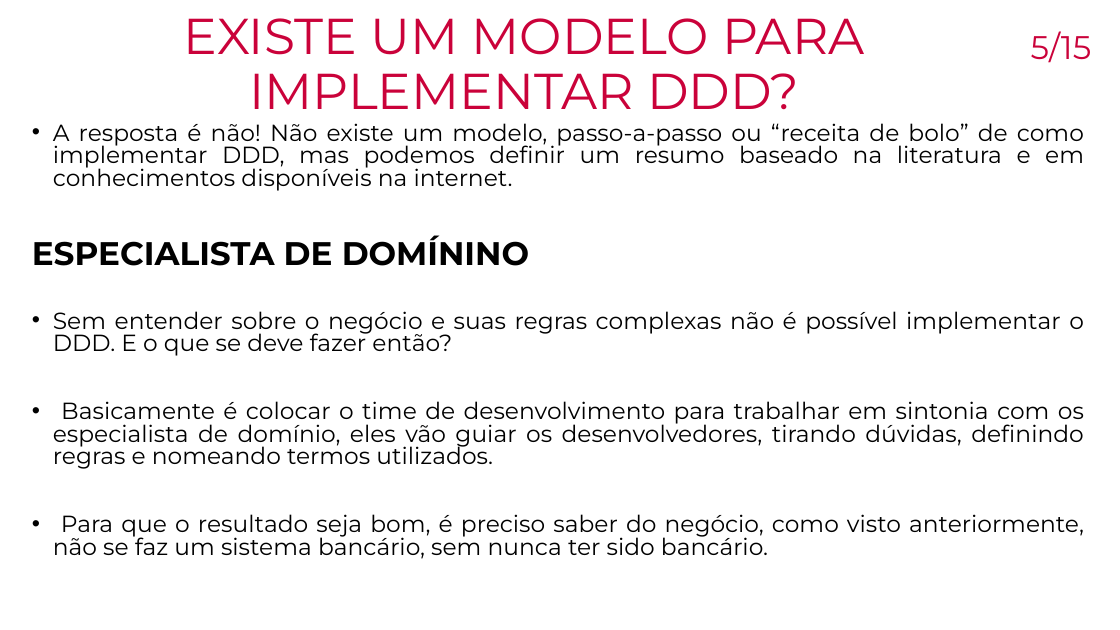
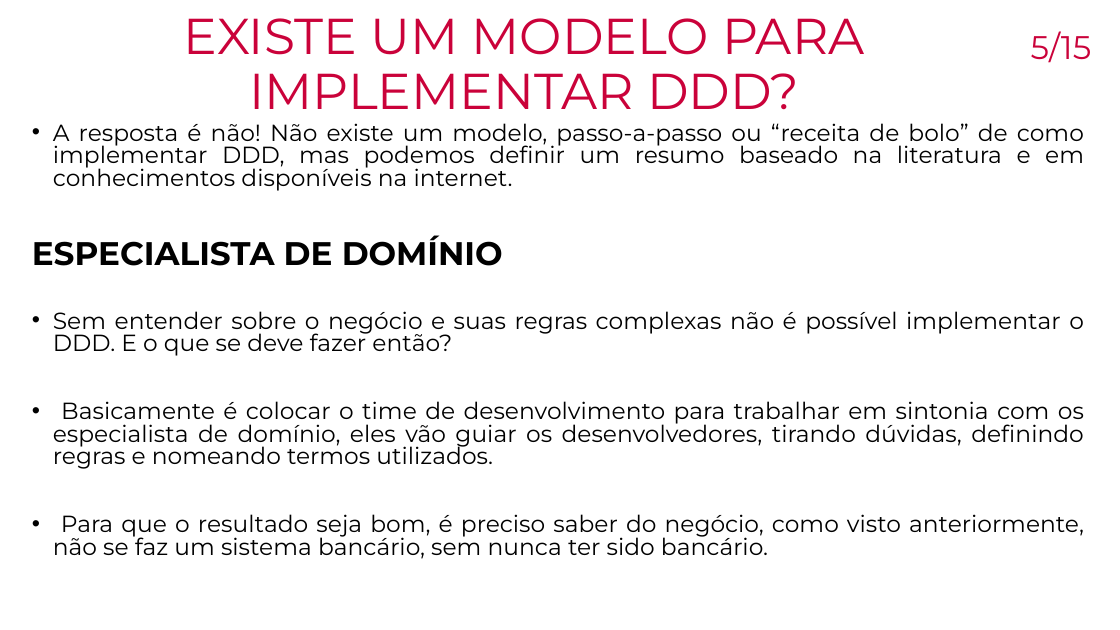
Before and after one commit to rafael-miranda10/monitoria-db1, a slide deck: slide 6 of Texto e Apresentação/Apresentação Mentoria.pptx. Drawn at 1120x630 pixels with LibreOffice and Linux fonts; fonts in the diff are those of the drawing; background and template pictures are left out. Boxes give left, top, right and bottom in pixels: in the first picture for what was removed or moved away, otherwise in the second. Text is boxed around its words. In the diff, an @@ line names an element or a change of style, - is before the commit and + after.

```diff
--- a/Texto e Apresentação/Apresentação Mentoria.pptx
+++ b/Texto e Apresentação/Apresentação Mentoria.pptx
@@ text at bbox=[32, 235, 503, 266]: text changed @@
-ESPECIALISTA DE DOMÍNINO
+ESPECIALISTA DE DOMÍNIO
```
Also in this commit, not shown: 1 other slide changed, 2 other files.
